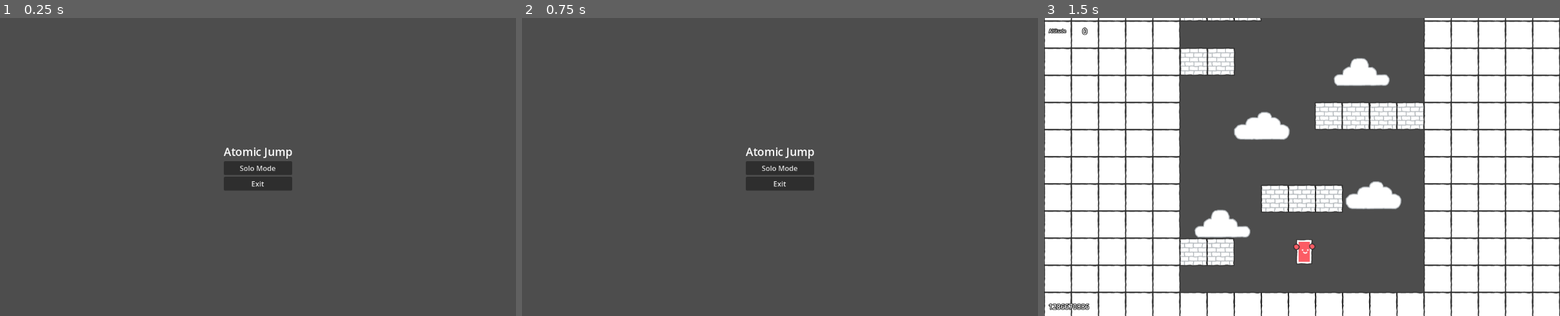
Above: before the commit, frames 1-3 (left to right).
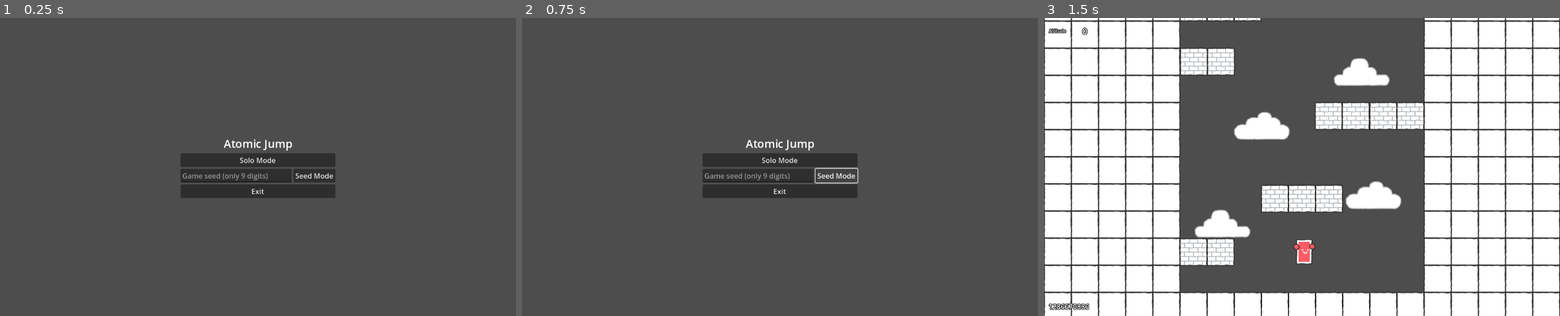
Above: after the commit, the same moments.

Repository: T1b4lt/AtomicJump
Game: Godot game, scene res://screens/main_menu/main_menu.tscn
Same seed, same stepped clock (60 frames per second), same inputs: the game is played once before the commit and once after it.
Inputs (mouse positions are in pixels of both pictures, inside the frame that each line leads up to):
- Up to frame 1 (0.25 s): no input
- Up to frame 2 (0.75 s): click (836, 175) at 0.5 s, where only the run after the commit has a clickable "Seed Mode"
- Up to frame 3 (1.5 s): click "Solo Mode" at 1.25 s

The runs differ from the first frame. In frame 1, 3.5% of the frame differs, in the area x 35-65%, y 40-61%; in frame 2, 3.3%; in frame 3, nothing differs.

Commit message:
feat: :sparkles: add seed mode

Diff:
--- a/screens/main_menu/main_menu.gd
+++ b/screens/main_menu/main_menu.gd
@@ -3,6 +3,9 @@
 
 # Scenes
 const LEVEL_SCENE = "res://screens/level/level.tscn"
+
+# Childs
+@onready var game_seed_input = $VBoxContainer/HBoxContainer/game_seed_input
 
 func _on_solo_mode_button_pressed():
 	# Generate a game seed
@@ -11,6 +14,16 @@
 	# Change to scene level
 	get_tree().change_scene_to_file(LEVEL_SCENE)
 
+func _on_seed_mode_button_pressed():
+	# Check that game seed is correct
+	if game_seed_input.text.length() != 9 or !game_seed_input.text.is_valid_int():
+		# Reset input
+		game_seed_input.text = ""
+		return
+	# Set global game seed
+	global.set_seed(int(game_seed_input.text))
+	# Change to scene level
+	get_tree().change_scene_to_file(LEVEL_SCENE)
 
 func _on_exit_button_pressed():
 	# Exit game
--- a/screens/main_menu/main_menu.tscn
+++ b/screens/main_menu/main_menu.tscn
@@ -29,9 +29,23 @@
 layout_mode = 2
 text = "Solo Mode"
 
+[node name="HBoxContainer" type="HBoxContainer" parent="VBoxContainer"]
+layout_mode = 2
+
+[node name="game_seed_input" type="LineEdit" parent="VBoxContainer/HBoxContainer"]
+custom_minimum_size = Vector2(250, 0)
+layout_mode = 2
+placeholder_text = "Game seed (only 9 digits)"
+max_length = 9
+
+[node name="seed_mode_button" type="Button" parent="VBoxContainer/HBoxContainer"]
+layout_mode = 2
+text = "Seed Mode"
+
 [node name="exit_button" type="Button" parent="VBoxContainer"]
 layout_mode = 2
 text = "Exit"
 
 [connection signal="pressed" from="VBoxContainer/solo_mode_button" to="." method="_on_solo_mode_button_pressed"]
+[connection signal="pressed" from="VBoxContainer/HBoxContainer/seed_mode_button" to="." method="_on_seed_mode_button_pressed"]
 [connection signal="pressed" from="VBoxContainer/exit_button" to="." method="_on_exit_button_pressed"]
